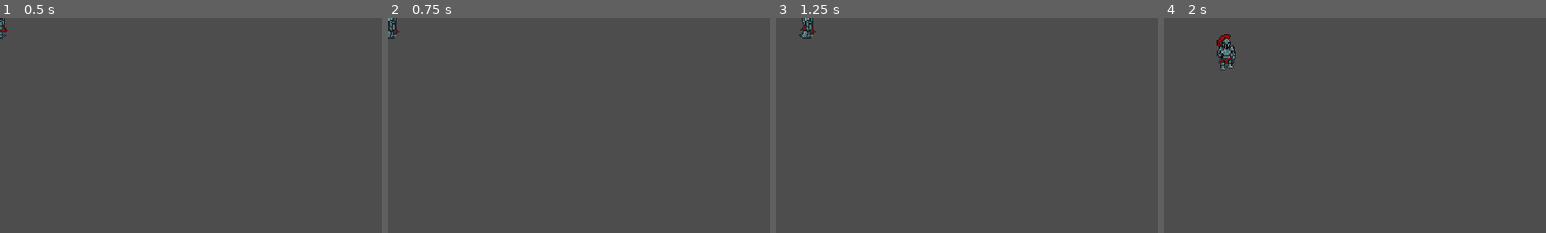
Above: before the commit, frames 1-4 (left to right).
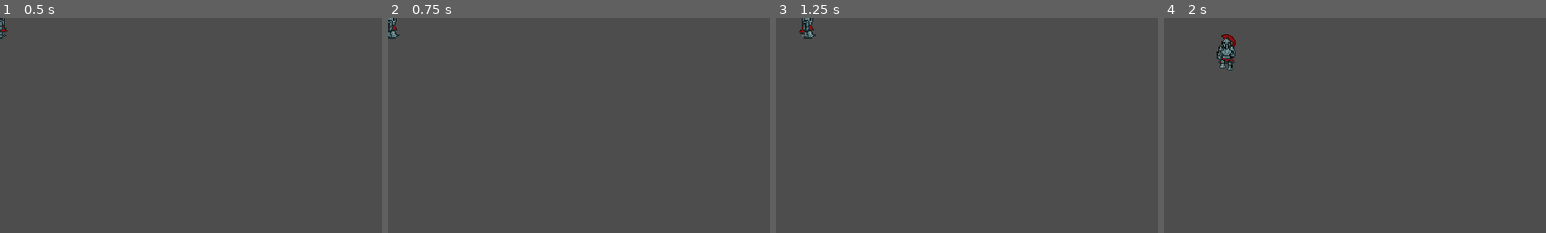
Above: after the commit, the same moments.

Repository: HiluLagos/Project-Neverending
Game: Godot game, scene res://Scenes/characters/arthur-player/arthur_ow.tscn
Two runs of this game, one before a commit and one after it. Both use one fixed random seed, a clock stepped at 60 frames per second and the inputs below. This scene is started directly instead of the project's main scene.
Inputs:
- Up to frame 1 (0.5 s): no input
- Up to frame 2 (0.75 s): tap Enter at 0.5 s; hold Right (right) from 0.53 s (still down)
- Up to frame 3 (1.25 s): keep holding Right (right)
- Up to frame 4 (2 s): tap Space at 1.25 s; release Right (right) at 1.28 s; hold Down (down) from 1.28 s (still down)
The pictures show only the part of the screen within x 0-50%, y 0-50%; the shares and areas given below are measured in that part.

Frame 1 is identical in both runs. In frame 2, 0.1% of the frame differs, in the area x 0-3%, y 0-10%; in frame 3, 0.2%; in frame 4, 0.5%, in the area x 13-19%, y 7-25%.

Commit message:
Flipped Arthur when walking

Diff:
--- a/scripts/characters/arthur_ow/arthur_ow.gd
+++ b/scripts/characters/arthur_ow/arthur_ow.gd
@@ -18,7 +18,7 @@
 		if input.length() > 0:  # Ensure there is movement
 
 			if abs(input.x) > abs(input.y):  # (x is dominant)
-				#flip image
+				animated_sprite.flip_h = (input.x > 0)
 				animated_sprite.play("walk_left_right")
 			elif input.y < 0:  # (negative y)
 				animated_sprite.play("walk_back")
